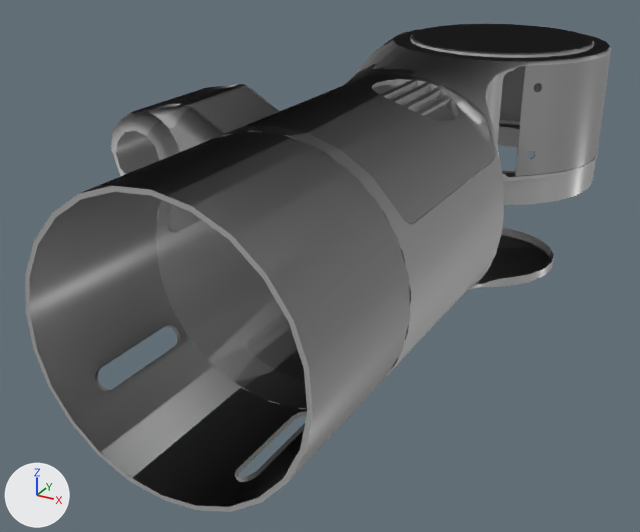
An edit to the OBJ model alexander-models/alexander_V1_description/meshes/cycloidal_arm/LeftShoulderYawLink.obj, drawn before and after from the same camera.
The view is the same before and after, from a 50 mm lens placed at (0.126, 0.049, 0.107), pointed at (-0.014, 0.303, -0.02). Lighting does not change. The marker at lower left points along +X, +Y and +Z. Where no turn or scale is listed for an object, it has been applied to the vertices.

In view in the first picture: 'Body1', 'Body14', 'Body1_1', 'Body1_2', 'Body1_4', 'Body1_5', 'Body1_6', 'Body1_7', 'Body1_8', 'Body3', 'Body5'.
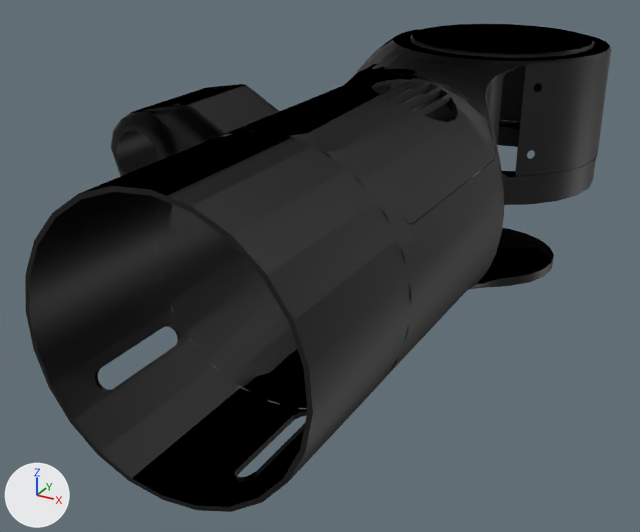
What differs and where, as boxes (x1, y1, x2, y2) in the pictures (640 x 532 px):
'Body5', recoloured (grey to black): (26, 131, 411, 452) in both
'Body1_5', recoloured (grey to black): (25, 211, 401, 512) in both
'Body1_6', recoloured (grey to black): (156, 29, 611, 331) in both
'Body1', recoloured (grey to black): (235, 74, 495, 224) in both
'Body1_2', recoloured (grey to black): (159, 177, 554, 409) in both
'Body1_4', recoloured (grey to black): (389, 51, 611, 176) in both
'Body3', recoloured (grey to black): (147, 87, 279, 233) in both
'Body1_8', recoloured: (410, 24, 594, 58) in both
'Body1_1', recoloured (grey to black): (111, 84, 250, 176) in both
'Body14', recoloured (grey to black): (471, 128, 596, 205) in both
'Body1_7', recoloured (grey to black): (247, 297, 411, 381) in both

The change, as a diff of the scene's bpy script:
```diff
--- a/alexander-models/alexander_V1_description/meshes/cycloidal_arm/LeftShoulderYawLink.obj.py
+++ b/alexander-models/alexander_V1_description/meshes/cycloidal_arm/LeftShoulderYawLink.obj.py
@@ mat_procedural_car_paint @@
+mat_procedural_car_paint = principled_material('Procedural_Car_paint')
+mat_procedural_car_paint.base_color = (0.05, 0.05, 0.05)  # black #3f3f3f
+mat_procedural_car_paint.metallic = 1.0
@@ me_body1 @@
 me_body1.from_pydata(...)  # 157 vertices, 277 faces; spans x -0.0192..0.0385, y 0.256..0.3378, z 0.0203..0.0435
-me_body1.materials.append(mat_opaque_67_72_77)  # grey #aaaaaa
+me_body1.materials.append(mat_procedural_car_paint)  # black #3f3f3f
@@ me_body14 @@
 me_body14.from_pydata(...)  # 80 vertices, 80 faces; spans x -0.0264..0.0569, y 0.3584..0.442, z -0.0072..0.003
-me_body14.materials.append(mat_opaque_165_165_165)  # light grey #cbcbcb
+me_body14.materials.append(mat_procedural_car_paint)  # black #3f3f3f
@@ me_body1_1 @@
 me_body1_1.from_pydata(...)  # 584 vertices, 982 faces; spans x -0.0628..-0.0346, y 0.252..0.3005, z 0.0079..0.0446
-me_body1_1.materials.append(mat_opaque_157_207_237)  # light grey #cbcbcb
+me_body1_1.materials.append(mat_procedural_car_paint)  # black #3f3f3f
@@ me_body1_2 @@
 me_body1_2.from_pydata(...)  # 566 vertices, 991 faces; spans x -0.043..0.045, y 0.25..0.43, z -0.05..0.003
-me_body1_2.materials.append(mat_opaque_157_207_237)  # light grey #cbcbcb
+me_body1_2.materials.append(mat_procedural_car_paint)  # black #3f3f3f
@@ me_body1_4 @@
 me_body1_4.from_pydata(...)  # 168 vertices, 258 faces; spans x -0.0275..0.0574, y 0.3625..0.4424, z 0.0047..0.0456
-me_body1_4.materials.append(mat_opaque_89_96_102)  # grey #aaaaaa
+me_body1_4.materials.append(mat_procedural_car_paint)  # black #3f3f3f
@@ me_body1_5 @@
 me_body1_5.from_pydata(...)  # 111 vertices, 160 faces; spans x -0.0434..0.0414, y 0.1957..0.25, z -0.0434..0.0134
-me_body1_5.materials.append(mat_opaque_67_72_77)  # grey #aaaaaa
+me_body1_5.materials.append(mat_procedural_car_paint)  # black #3f3f3f
@@ me_body1_6 @@
 me_body1_6.from_pydata(...)  # 686 vertices, 1103 faces; spans x -0.043..0.058, y 0.25..0.442, z -0.007..0.047
-me_body1_6.materials.append(mat_opaque_157_207_237)  # light grey #cbcbcb
+me_body1_6.materials.append(mat_procedural_car_paint)  # black #3f3f3f
@@ me_body1_7 @@
 me_body1_7.from_pydata(...)  # 26 vertices, 24 faces; spans x -0.0235..0.0235, y 0.266..0.34, z -0.0435..-0.0366
-me_body1_7.materials.append(mat_opaque_67_72_77)  # grey #aaaaaa
+me_body1_7.materials.append(mat_procedural_car_paint)  # black #3f3f3f
@@ me_body1_8 @@
 me_body1_8.from_pydata(...)  # 65 vertices, 106 faces; spans x -0.021..0.051, y 0.364..0.436, z 0.0471..0.0486
-me_body1_8.materials.append(mat_opaque_165_165_165)  # light grey #cbcbcb
+me_body1_8.materials.append(mat_procedural_car_paint)  # black #3f3f3f
@@ me_body3 @@
 me_body3.from_pydata(...)  # 241 vertices, 326 faces; spans x -0.0585..-0.0226, y 0.252..0.3005, z 0.001..0.0446
-me_body3.materials.append(mat_opaque_67_72_77)  # grey #aaaaaa
+me_body3.materials.append(mat_procedural_car_paint)  # black #3f3f3f
@@ me_body5 @@
 me_body5.from_pydata(...)  # 39 vertices, 48 faces; spans x -0.0414..0.0434, y 0.1957..0.25, z -0.0134..0.0434
-me_body5.materials.append(mat_opaque_67_72_77)  # grey #aaaaaa
+me_body5.materials.append(mat_procedural_car_paint)  # black #3f3f3f
```
